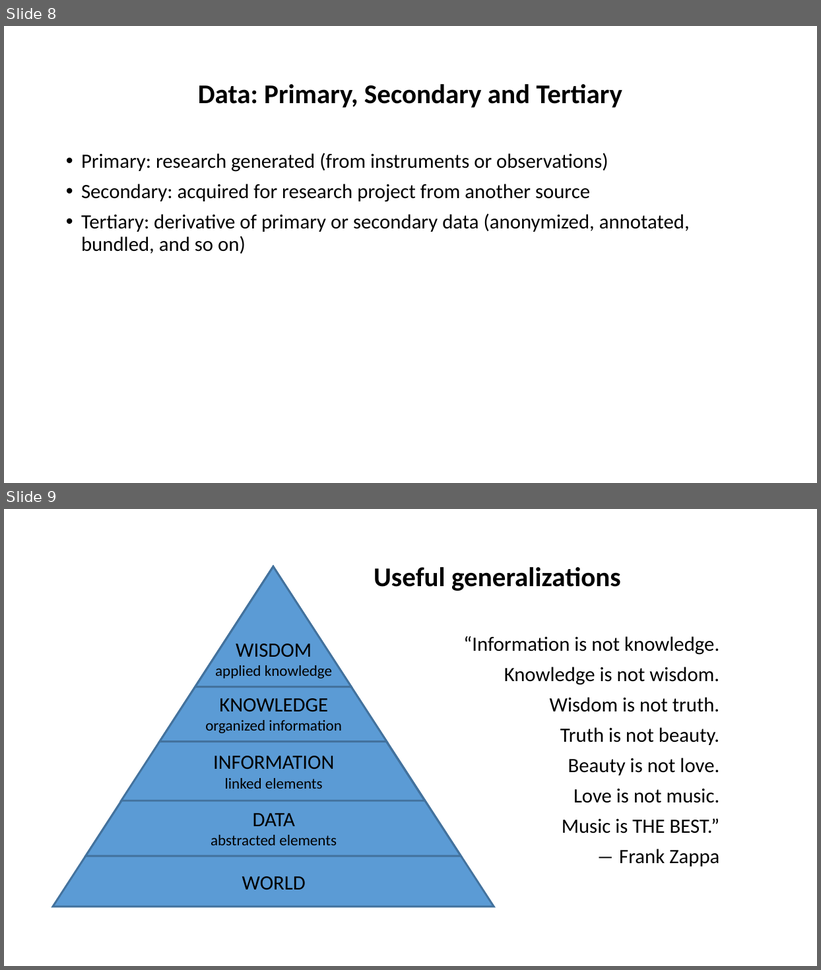
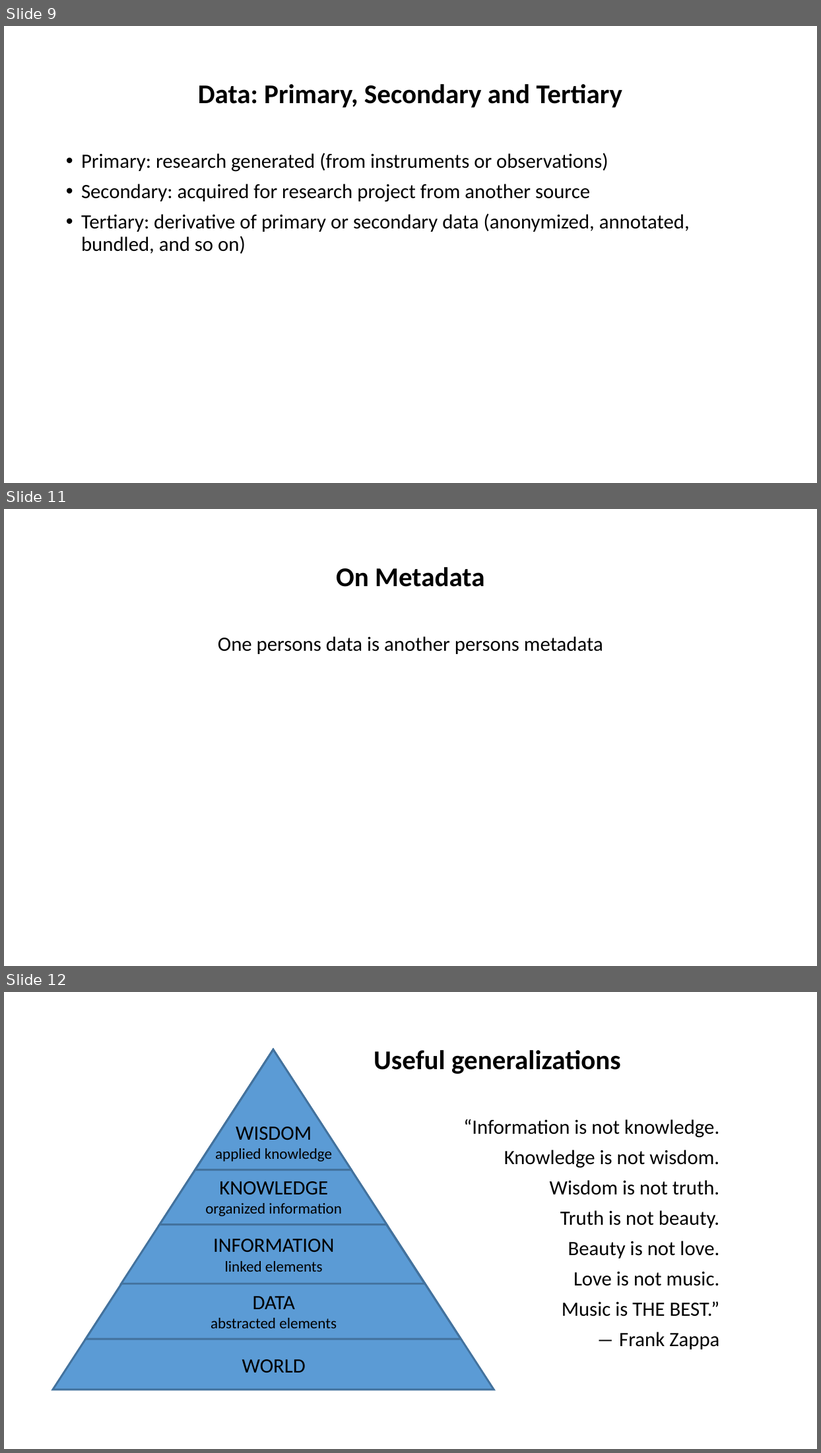
Before and after one commit to tibbben/teaching.data.literacy, a slide deck: UM_DataManagementClass/Lessons/03/03_firstMeeting.pptx. Shown one above the other, each under a label of ours: slides 8 and 9 before the commit, slides 9, 11 and 12 after it; the slides between them are not shown. The pictures are 821x970 and 821x1453 pixels, drawn with LibreOffice and Linux fonts; fonts in the diff are those of the drawing. Boxes give left, top, right and bottom in pixels: in the first picture for what was removed or moved away, otherwise in the second. Text is boxed around its words. In the diff, an @@ line names an element or a change of style, - is before the commit and + after.

```diff
--- a/UM_DataManagementClass/Lessons/03/03_firstMeeting.pptx
+++ b/UM_DataManagementClass/Lessons/03/03_firstMeeting.pptx
@@ slide 11 added at <box>4,509,817,966</box>, background #FFFFFF @@
@@ title added at <box>336,567,484,587</box>, 32 pt, text #000000, bold @@
+On Metadata
@@ text added at <box>218,636,603,654</box>, 24 pt, text #000000 @@
+One persons data is another persons metadata
@@ what was slide 8 is now slide 9 @@
@@ what was slide 9 is now slide 12 @@
```
Also in this commit, not shown: 3 slides changed, 2 other slides added, 1 other file.
